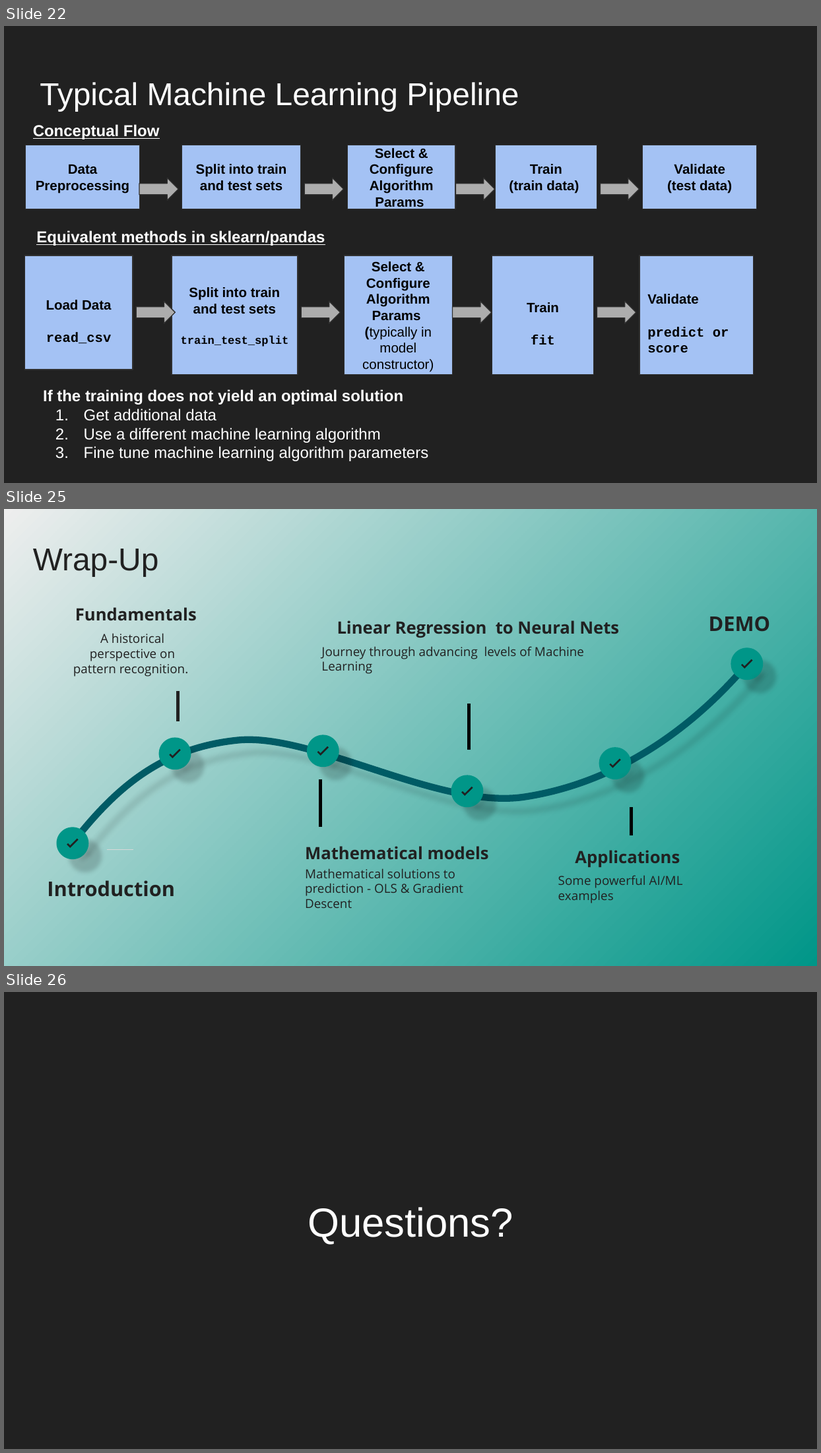
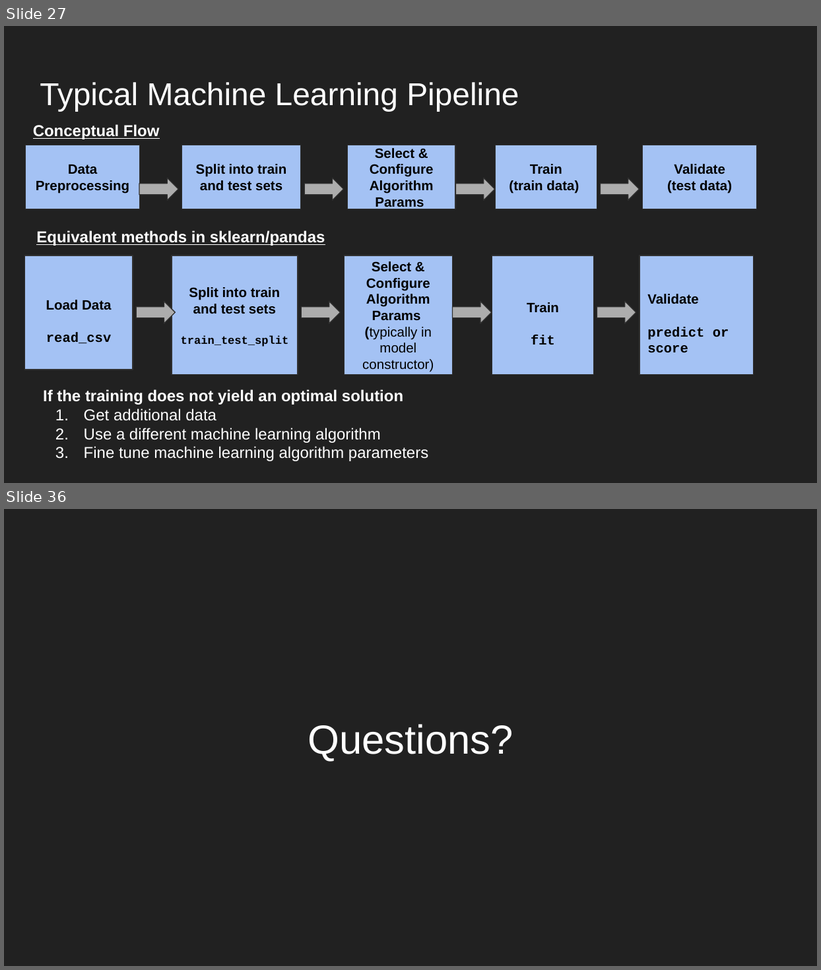
Before and after one commit to dorairajsanjay/vellore_tech_AI_ML_presentation_Feb2020, a slide deck: vit_ml_ai_core_principles_applications.pptx. Shown one above the other, each under a label of ours: slides 22, 25 and 26 before the commit, slides 27 and 36 after it; the slides between them are not shown. The pictures are 821x1453 and 821x970 pixels, drawn with LibreOffice and Linux fonts; fonts in the diff are those of the drawing. Boxes give left, top, right and bottom in pixels: in the first picture for what was removed or moved away, otherwise in the second. Text is boxed around its words. In the diff, an @@ line names an element or a change of style, - is before the commit and + after.

```diff
--- a/vit_ml_ai_core_principles_applications.pptx
+++ b/vit_ml_ai_core_principles_applications.pptx
@@ slide 25 removed at (4,509,817,966), background gradient #009688 to #EEEEEE @@
@@ title removed at (33,549,159,576) @@
-Wrap-Up
@@ text removed at (75,607,197,621) @@
-Fundamentals
@@ text removed at (337,621,619,638) @@
-Linear Regression to Neural Nets
@@ text removed at (709,616,771,632) @@
-DEMO
@@ text removed at (73,633,188,677) @@
-A historical perspective on pattern recognition.
@@ text removed at (321,646,584,674) @@
-Journey through advancing levels of Machine Learning
@@ freeform shape removed at (72,662,749,843) @@
@@ ellipse removed at (731,648,764,681) @@
@@ freeform shape removed at (741,659,753,668) @@
@@ line removed from (178, 691) to (178, 722) @@
@@ line removed from (469, 704) to (469, 750) @@
@@ ellipse removed at (158,737,191,770) @@
@@ ellipse removed at (308,735,340,768) @@
@@ freeform shape removed at (169,749,180,758) @@
@@ freeform shape removed at (317,747,329,755) @@
@@ ellipse removed at (599,747,632,780) @@
@@ freeform shape removed at (610,758,621,768) @@
@@ line removed from (320, 780) to (320, 828) @@
@@ ellipse removed at (451,776,484,808) @@
@@ freeform shape removed at (462,787,473,796) @@
@@ line removed from (632, 807) to (632, 836) @@
@@ ellipse removed at (57,828,89,860) @@
@@ freeform shape removed at (67,839,78,848) @@
@@ line removed from (106, 850) to (133, 850) @@
@@ text removed at (305,846,489,859) @@
-Mathematical models
@@ text removed at (575,850,680,867) @@
-Applications
@@ text removed at (47,881,175,897) @@
-Introduction
@@ text removed at (305,869,463,908) @@
-Mathematical solutions to prediction - OLS & Gradient Descent
@@ text removed at (558,875,683,904) @@
-Some powerful AI/ML examples
@@ what was slide 22 is now slide 27 @@
@@ what was slide 26 is now slide 36 @@
```
Also in this commit, not shown: 7 slides changed, 14 slides added, 3 other slides removed.
